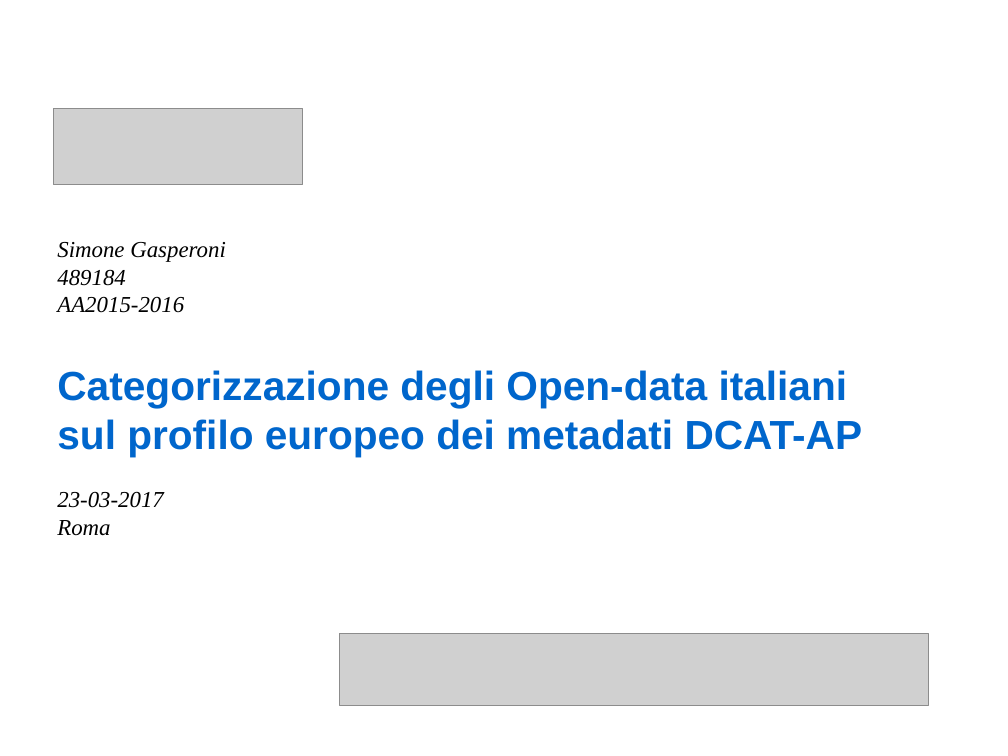
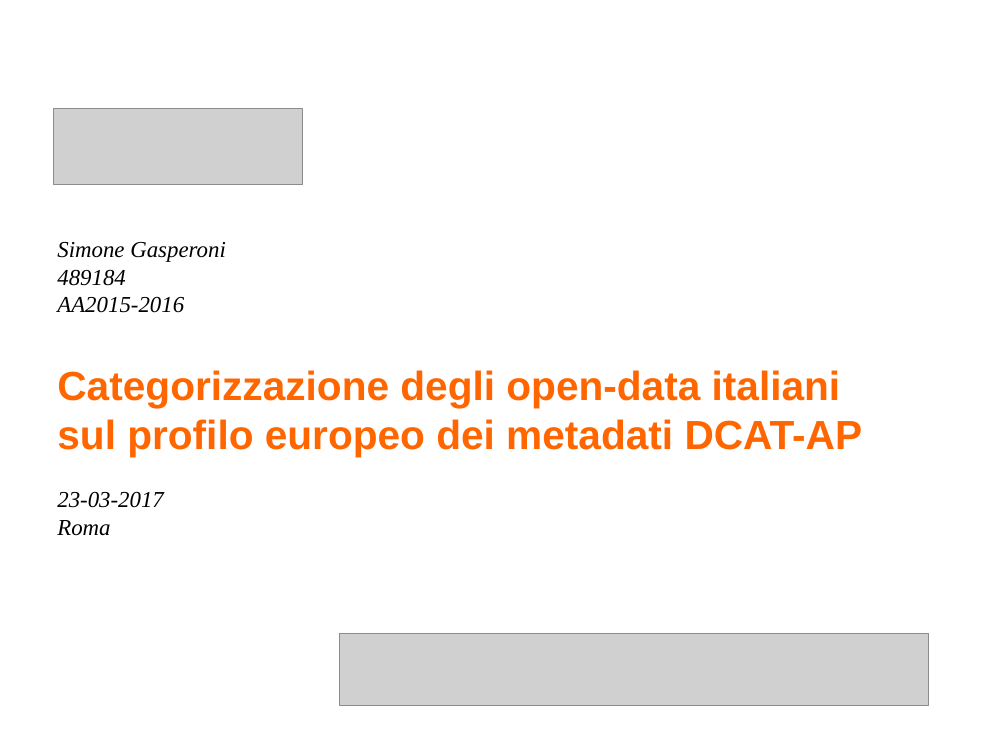
Before and after one commit to simonegasperoni/MSc_thesis_tex, a slide deck: slide 1 of th/slides/slides.odp. Drawn at 1008x756 pixels with LibreOffice and Linux fonts; fonts in the diff are those of the drawing; grey boxes stand for pictures. Boxes give left, top, right and bottom in pixels: in the first picture for what was removed or moved away, otherwise in the second. Text is boxed around its words. In the diff, an @@ line names an element or a change of style, - is before the commit and + after.

```diff
--- a/th/slides/slides.odp
+++ b/th/slides/slides.odp
@@ text at (x1=57, y1=370, x2=841, y2=408): text changed; text colour #0066CC to #FF6600 @@
-Categorizzazione degli Open-data italiani
+Categorizzazione degli open-data italiani
@@ text at (x1=57, y1=419, x2=863, y2=457): text colour #0066CC to #FF6600 in "sul profilo europeo dei metadati DCAT-AP" @@
```
Also in this commit, not shown: 3 other slides changed, 1 slide added, 7 other files.
